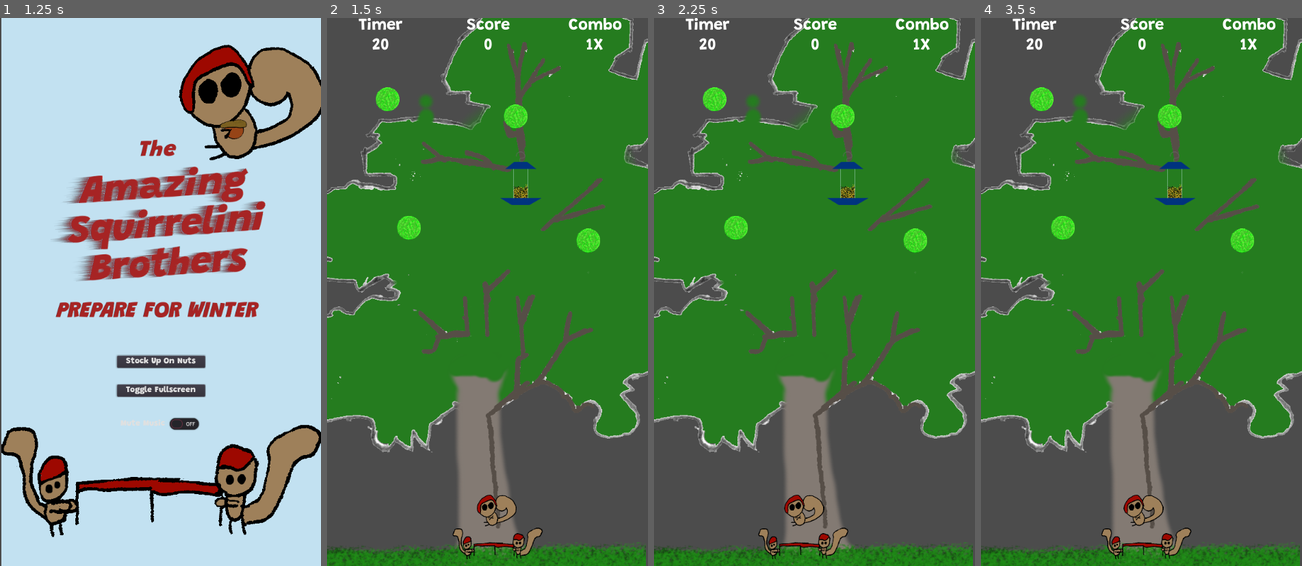
Above: before the commit, frames 1-4 (left to right).
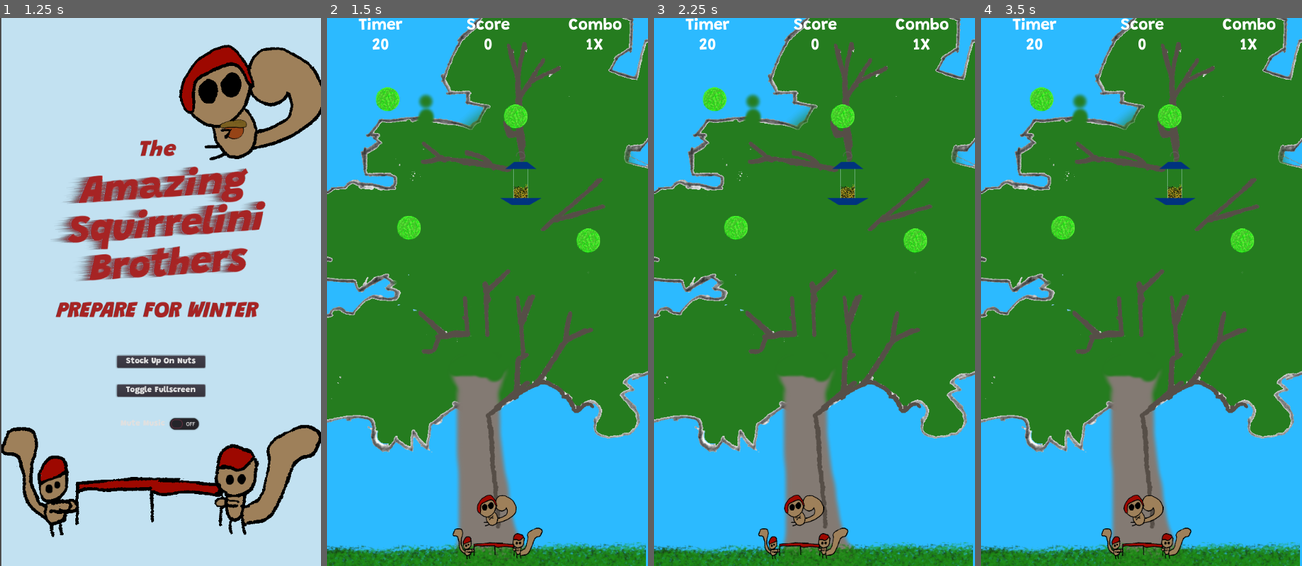
Above: after the commit, the same moments.

Repository: the-g-force/FamJam-September2020
Game: Godot game, scene res://src/screens/LaunchScreen.tscn
Two runs of this game, one before a commit and one after it. Both use one fixed random seed, a clock stepped at 60 frames per second and the inputs below.
Inputs (mouse positions are in pixels of both pictures, inside the frame that each line leads up to):
- Up to frame 1 (1.25 s): tap Enter at 0.5 s; move the mouse to (231, 264) at 0.52 s; hold D (move_right) from 0.53 s (still down); click (231, 264) at 0.67 s
- Up to frame 2 (1.5 s): release D (move_right) at 1.25 s; click "Stock Up On Nuts" at 1.25 s
- Up to frame 3 (2.25 s): tap Space at 2 s; move the mouse to (750, 319) at 2.02 s; hold A (move_left) from 2.03 s (still down)
- Up to frame 4 (3.5 s): move the mouse to (1173, 171) at 2.77 s; release A (move_left) at 2.78 s; hold D (move_right) from 2.78 s (still down)

Frame 1 is identical in both runs. In frame 2, 31% of the frame differs, in the area x 0-100%, y 0-100%; in frame 3, 31%; in frame 4, 31%.

Commit message:
Add sky to testlevel

Diff:
--- a/project/src/TestLevel.tscn
+++ b/project/src/TestLevel.tscn
@@ -16,6 +16,17 @@
 anchor_right = 1.0
 anchor_bottom = 1.0
 script = ExtResource( 4 )
+__meta__ = {
+"_edit_use_anchors_": false
+}
+
+[node name="Node2D" type="Node2D" parent="."]
+z_index = -3
+
+[node name="ColorRect" type="ColorRect" parent="Node2D"]
+margin_right = 600.0
+margin_bottom = 1024.0
+color = Color( 0.172549, 0.729412, 1, 1 )
 __meta__ = {
 "_edit_use_anchors_": false
 }
@@ -206,22 +217,22 @@
 "_edit_use_anchors_": false
 }
 
-[node name="GameOverLabel" type="Label" parent="UI/GameOverUI"]
-margin_right = 323.0
-margin_bottom = 33.0
-custom_fonts/font = ExtResource( 8 )
-text = "[Generated Text]"
-align = 1
-__meta__ = {
-"_edit_use_anchors_": false
-}
-
 [node name="MainMenuButton" type="Button" parent="UI/GameOverUI"]
 margin_top = 65.0
 margin_right = 323.0
 margin_bottom = 104.0
 custom_fonts/font = ExtResource( 8 )
 text = "Main Menu"
+
+[node name="GameOverLabel" type="Label" parent="UI/GameOverUI"]
+margin_right = 323.0
+margin_bottom = 33.0
+custom_fonts/font = ExtResource( 8 )
+text = "[Generated Text]"
+align = 1
+__meta__ = {
+"_edit_use_anchors_": false
+}
 
 [node name="Bottomzone" type="StaticBody2D" parent="."]
 
